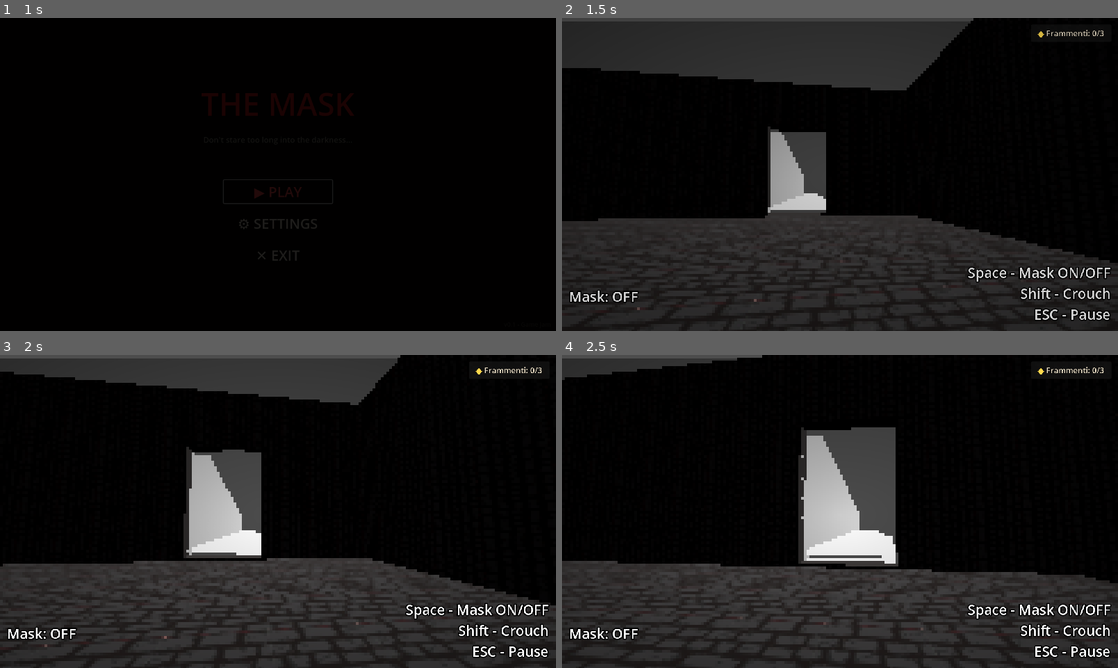
Above: before the commit, frames 1-4 (two rows, left to right).
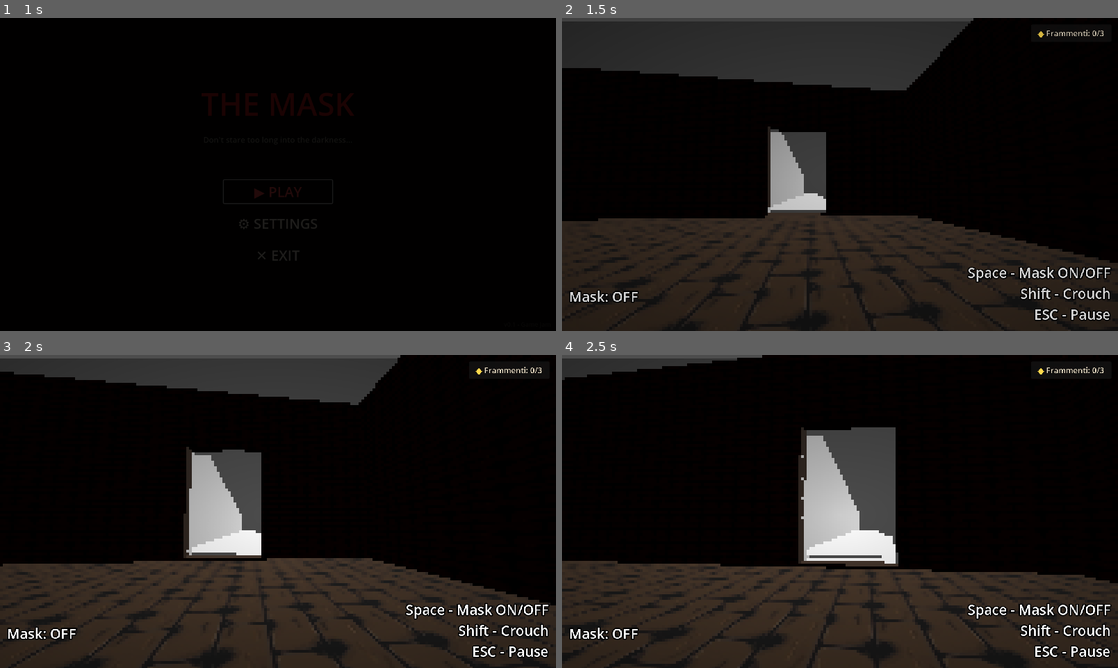
Above: after the commit, the same moments.

Repository: SimoneMicillo/mask-jam-red-devs
Game: Godot game, scene res://UI/MainMenu/main_menu.tscn
Two runs of this game, one before a commit and one after it. Both use one fixed random seed, a clock stepped at 60 frames per second and the inputs below.
Inputs (mouse positions are in pixels of both pictures, inside the frame that each line leads up to):
- Up to frame 1 (1 s): click "▶ PLAY" at 0.5 s
- Up to frame 2 (1.5 s): tap Enter at 1.25 s; move the mouse to (867, 174) at 1.27 s; hold Up (ui_up) from 1.28 s (still down); hold Shift (crouch) from 1.28 s (still down); click (867, 174) at 1.42 s
- Up to frame 3 (2 s): keep holding Up (ui_up); keep holding Shift (crouch)
- Up to frame 4 (2.5 s): keep holding Up (ui_up); move the mouse to (812, 511) at 2.02 s; release Shift (crouch) at 2.03 s; tap E (interact) at 2.1 s

Frame 1 is identical in both runs. In frame 2, 1.2% of the frame differs, in the area x 7-94%, y 64-100%; in frame 3, 4.5%; in frame 4, 4.9%, in the area x 0-100%, y 66-100%.

Commit message:
Update mappa.tscn

Diff:
--- a/Scenary/mappa.tscn
+++ b/Scenary/mappa.tscn
@@ -1,6 +1,6 @@
 [gd_scene load_steps=70 format=4 uid="uid://ct2e0h3wxwujt"]
 
-[ext_resource type="Texture2D" uid="uid://cxwu17rbbp2eu" path="res://Assets/FirtstRoom/image.png" id="1_kdisg"]
+[ext_resource type="Texture2D" uid="uid://rcsr88fab3jj" path="res://Assets/Textures/floor/old wood v2.jpg" id="1_b34l7"]
 [ext_resource type="PackedScene" uid="uid://bppl16pbx3j84" path="res://Assets/FirtstRoom/piediStallo.tscn" id="1_yaxx7"]
 [ext_resource type="PackedScene" uid="uid://nttu7hw4fvqw" path="res://Assets/3d_models/Chair.fbx" id="2_kdisg"]
 
@@ -37,7 +37,7 @@
 shadow_mesh = SubResource("ArrayMesh_e61ps")
 
 [sub_resource type="StandardMaterial3D" id="StandardMaterial3D_b34l7"]
-albedo_texture = ExtResource("1_kdisg")
+albedo_texture = ExtResource("1_b34l7")
 uv1_scale = Vector3(64, 64, 64)
 
 [sub_resource type="ConcavePolygonShape3D" id="ConcavePolygonShape3D_6wxhj"]
